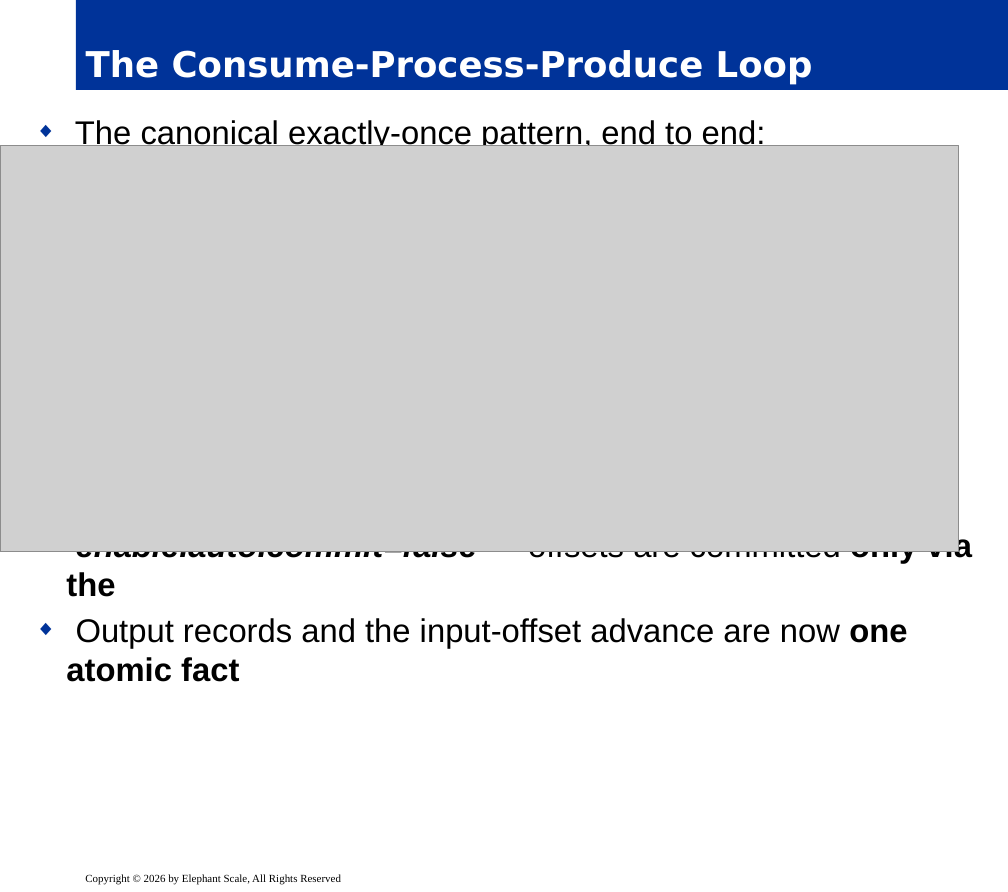
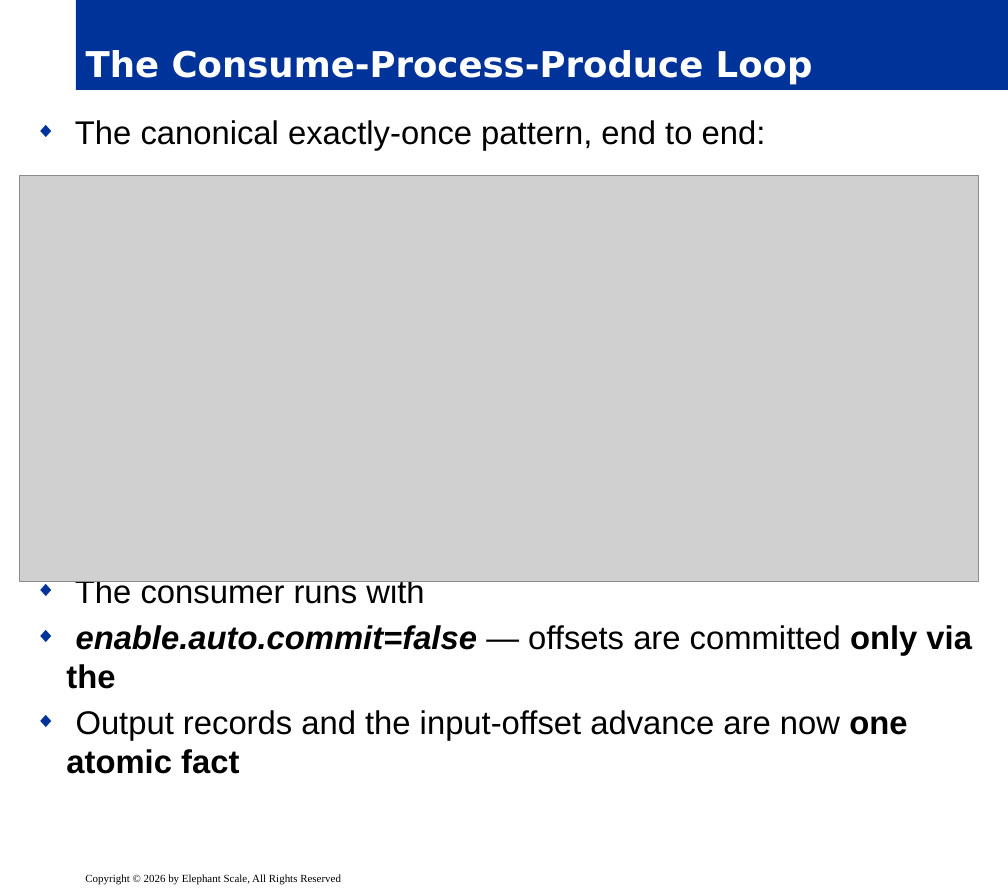
Before and after one commit to elephantscale/Apache-Kafka-for-Developers, a slide deck: slide 8 of slides/release/07__inter-3-delivery-transactions.pptx. Drawn at 1008x892 pixels with LibreOffice and Linux fonts; fonts in the diff are those of the drawing; grey boxes stand for pictures; background and template pictures are left out. Boxes give left, top, right and bottom in pixels: in the first picture for what was removed or moved away, otherwise in the second. Text is boxed around its words. In the diff, an @@ line names an element or a change of style, - is before the commit and + after.

```diff
--- a/slides/release/07__inter-3-delivery-transactions.pptx
+++ b/slides/release/07__inter-3-delivery-transactions.pptx
@@ text "The canonical exactly-once pattern, end ..." rewrapped from [66, 120, 972, 682] to [66, 120, 972, 774] @@
@@ picture: place and size @@
-picture at [0, 146, 959, 552]
+picture at [20, 176, 978, 582]
```
Also in this commit, not shown: 7 other slides changed.
